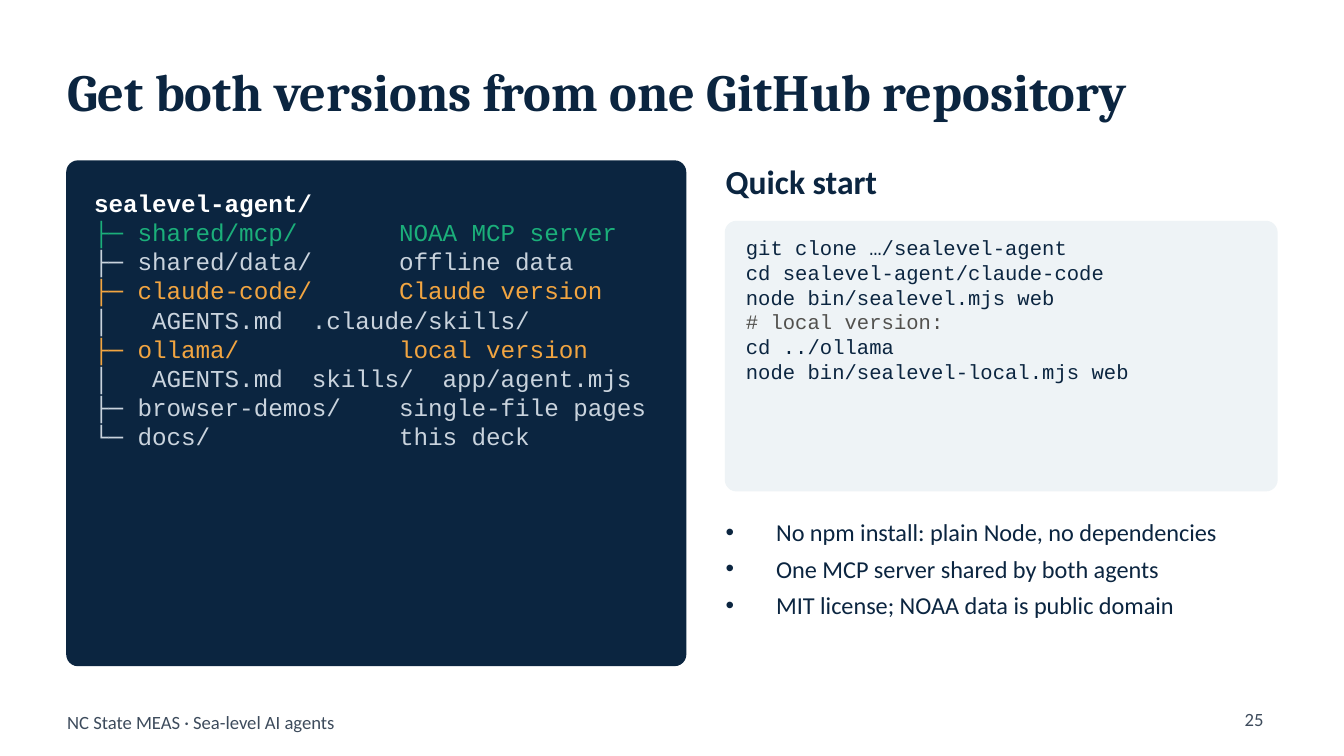
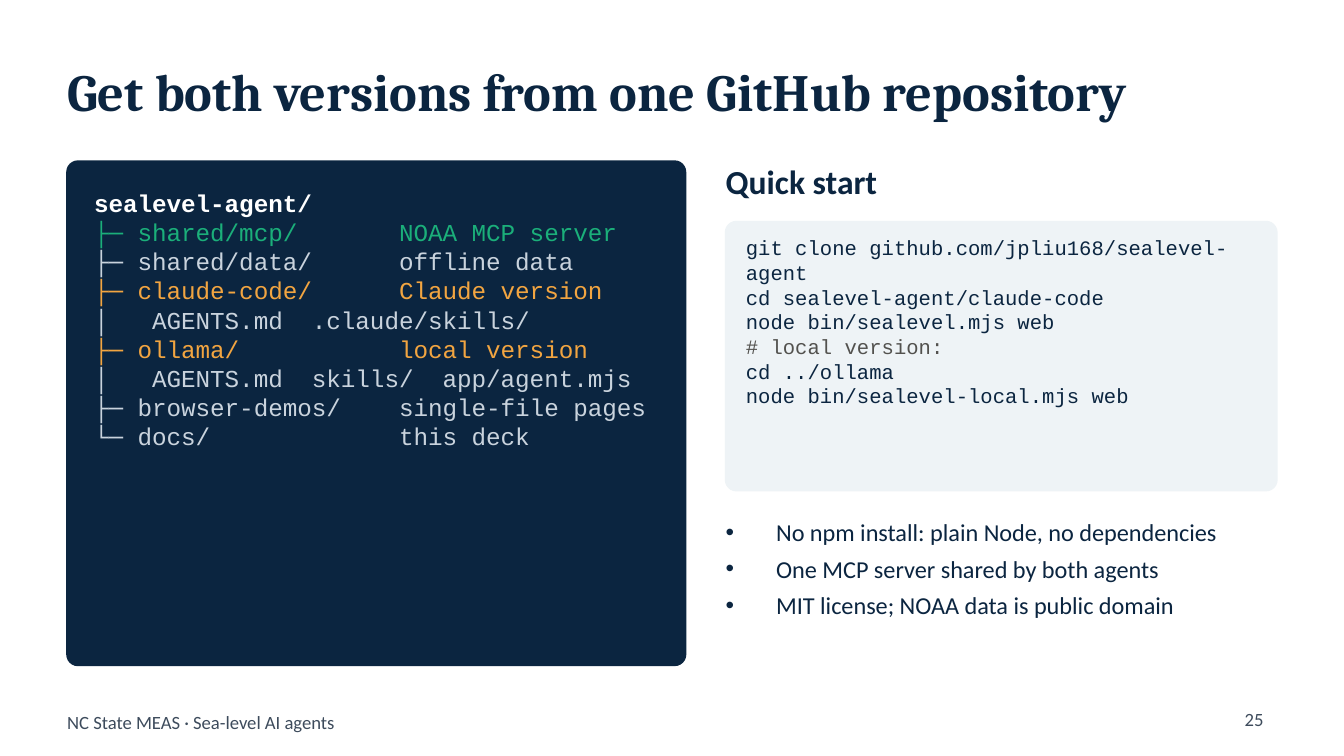
Before and after one commit to jpliu168/sealevel-agent, a slide deck: slide 25 of docs/sealevel_agents_combined.pptx. Drawn at 1344x756 pixels with LibreOffice and Linux fonts; fonts in the diff are those of the drawing. Boxes give left, top, right and bottom in pixels: in the first picture for what was removed or moved away, otherwise in the second. Text is boxed around its words. In the diff, an @@ line names an element or a change of style, - is before the commit and + after.

```diff
--- a/docs/sealevel_agents_combined.pptx
+++ b/docs/sealevel_agents_combined.pptx
@@ text at [746, 241, 1227, 285]: text changed @@
-git clone …/sealevel-agent
+git clone github.com/jpliu168/sealevel-agent
```
Also in this commit, not shown: 1 other slide changed, 1 other file.
